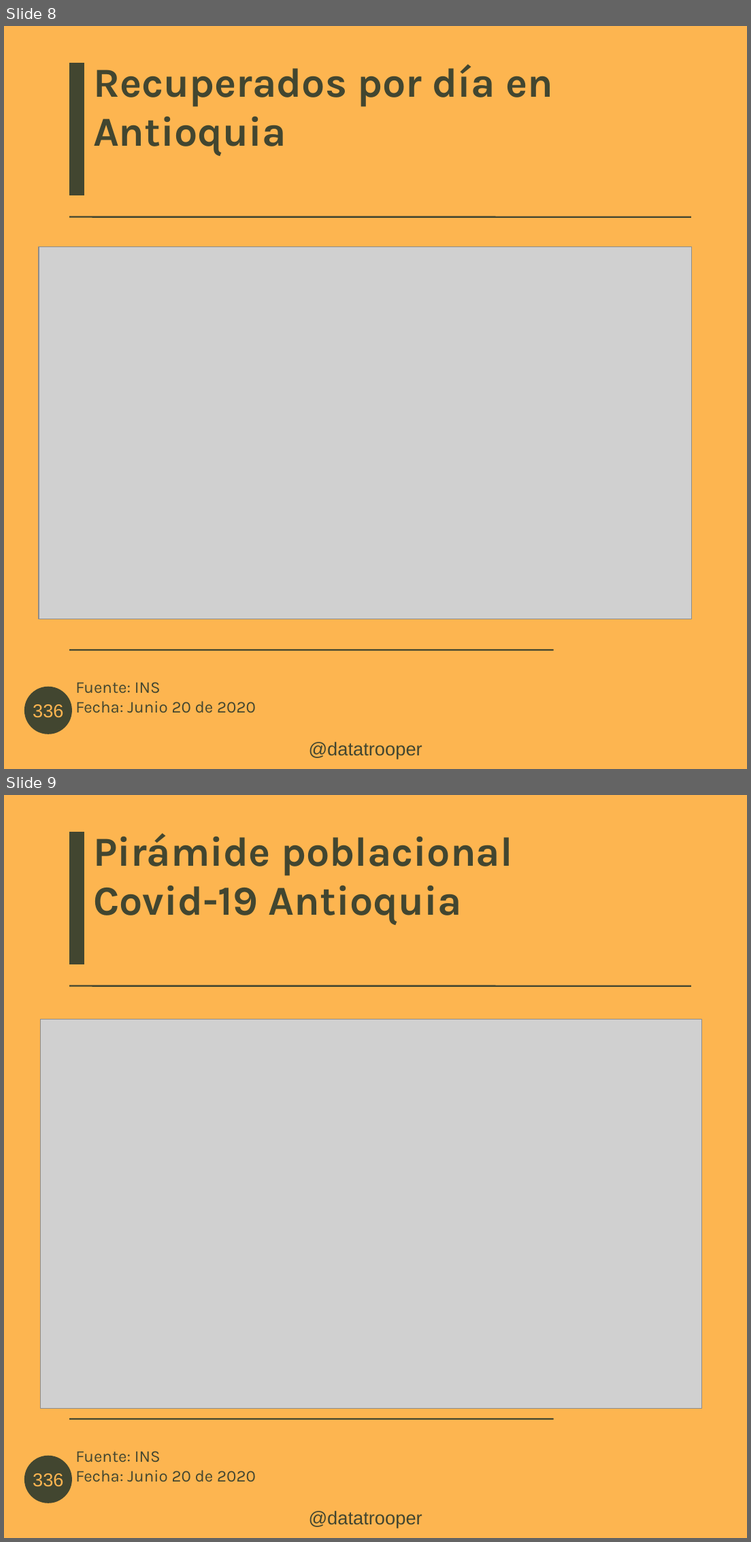
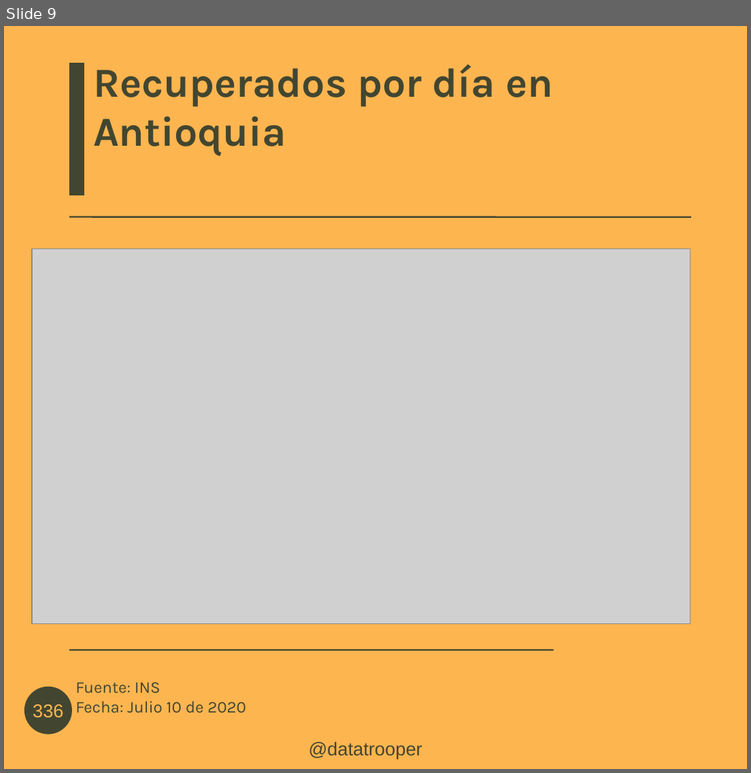
Before and after one commit to datatrooper/instatrooper, a slide deck: styles/covid antioquia junio 22.odp. Shown one above the other, each under a label of ours: slides 8 and 9 before the commit, slide 9 after it. The pictures are 751x1542 and 751x773 pixels, drawn with LibreOffice and Linux fonts; fonts in the diff are those of the drawing; grey boxes stand for pictures; background and template pictures are left out. Boxes give left, top, right and bottom in pixels: in the first picture for what was removed or moved away, otherwise in the second. Text is boxed around its words. In the diff, an @@ line names an element or a change of style, - is before the commit and + after.

```diff
--- a/styles/covid antioquia junio 22.odp
+++ b/styles/covid antioquia junio 22.odp
@@ slide 9 removed at (x1=4, y1=795, x2=747, y2=1538), background #FDB550; not listed: 6 template elements that a slide beside it also shows @@
@@ title removed at (x1=93, y1=833, x2=512, y2=925) @@
-Pirámide poblacional Covid-19 Antioquia
@@ picture removed at (x1=41, y1=1019, x2=701, y2=1408) @@
@@ what was slide 8 is now slide 9 @@
@@ slide 9 changed as well @@
@@ picture resized from (x1=39, y1=247, x2=691, y2=620) to (x1=32, y1=249, x2=690, y2=623) @@
@@ text at (x1=75, y1=682, x2=246, y2=713): text changed @@
-Fuente: INS
-Fecha: Junio 20 de 2020
+Fuente: INS
+Fecha: Julio 10 de 2020
```
Also in this commit, not shown: 5 other slides changed, 4 slides added, 4 other slides removed, 25 other files.
